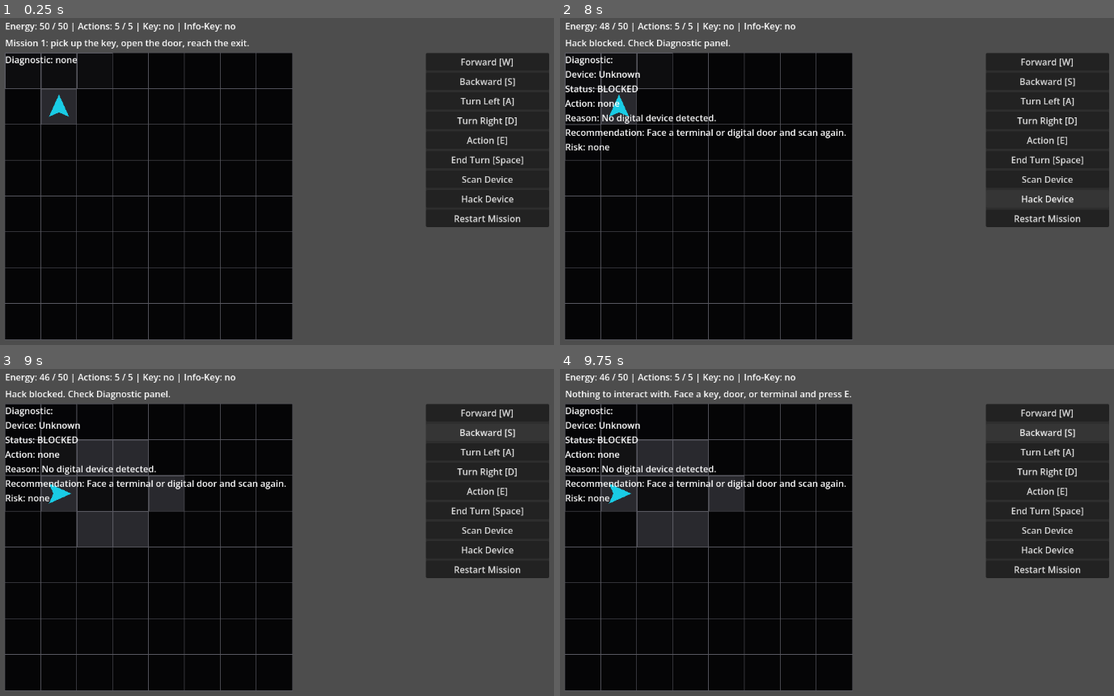
Above: before the commit, frames 1-4 (two rows, left to right).
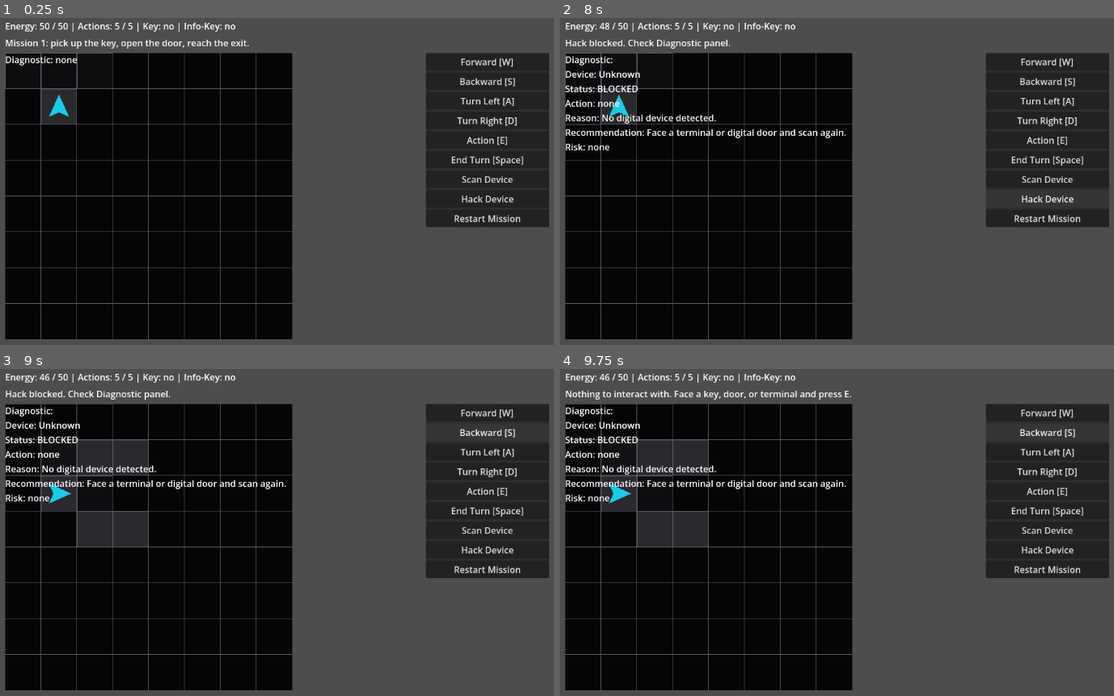
Above: after the commit, the same moments.

Repository: JUSTConnect/bibop
Game: Godot game, scene res://scenes/main.tscn
Two runs of this game, one before a commit and one after it. Both use one fixed random seed, a clock stepped at 60 frames per second and the inputs below.
Inputs:
- Up to frame 1 (0.25 s): no input
- Up to frame 2 (8 s): click "Restart Mission" at 0.5 s; click "Restart Mission" at 1.25 s; click "Restart Mission" at 2 s; click "Forward [W]" at 2.75 s; click "Turn Left [A]" at 3.5 s; click "Turn Right [D]" at 4.25 s; click "Action [E]" at 5 s; click "End Turn [Space]" at 5.75 s; click "Scan Device" at 6.5 s; click "Hack Device" at 7.25 s
- Up to frame 3 (9 s): click "Backward [S]" at 8 s; tap Enter at 8.75 s; hold Right (turn_right) from 8.78 s (still down); hold Space (end_turn) from 8.78 s (still down)
- Up to frame 4 (9.75 s): release Right (turn_right) at 9.53 s; release Space (end_turn) at 9.53 s; hold Down (move_backward) from 9.53 s (still down); tap E (interact) at 9.6 s

Frames 1-2 are identical in both runs. In frame 3, 0.7% of the frame differs, in the area x 20-34%, y 32-44%; in frame 4, 0.7%.

Commit message:
Fix visor rays to stop at walls

Diff:
--- a/scripts/field/grid_manager.gd
+++ b/scripts/field/grid_manager.gd
@@ -159,19 +159,29 @@
 
 	queue_redraw()
 
+func is_vision_blocking_tile(tile_type: int) -> bool:
+	return tile_type == TILE_WALL
+
+func reveal_vision_ray(origin_position: Vector2i, direction_vector: Vector2i, side_vector: Vector2i, side_offset: int, vision_range: int) -> void:
+	for distance in range(1, vision_range + 1):
+		var ray_position := origin_position + direction_vector * distance + side_vector * side_offset
+		if not is_in_bounds(ray_position):
+			break
+
+		reveal_cell(ray_position)
+		if is_vision_blocking_tile(get_tile(ray_position)):
+			break
+
 func reveal_by_vision(origin_position: Vector2i, direction_vector: Vector2i, vision_range: int) -> void:
 	clear_visible_cells()
-
 	reveal_cell(origin_position)
 
-	for distance in range(1, vision_range + 1):
-		var forward_position := origin_position + direction_vector * distance
-		reveal_cell(forward_position)
+	var side_vector := Vector2i(-direction_vector.y, direction_vector.x)
+	reveal_vision_ray(origin_position, direction_vector, side_vector, 0, vision_range)
 
-		if distance <= 2:
-			var side_vector := Vector2i(-direction_vector.y, direction_vector.x)
-			reveal_cell(forward_position + side_vector)
-			reveal_cell(forward_position - side_vector)
+	var side_range := mini(2, vision_range)
+	reveal_vision_ray(origin_position, direction_vector, side_vector, 1, side_range)
+	reveal_vision_ray(origin_position, direction_vector, side_vector, -1, side_range)
 
 	queue_redraw()
 
